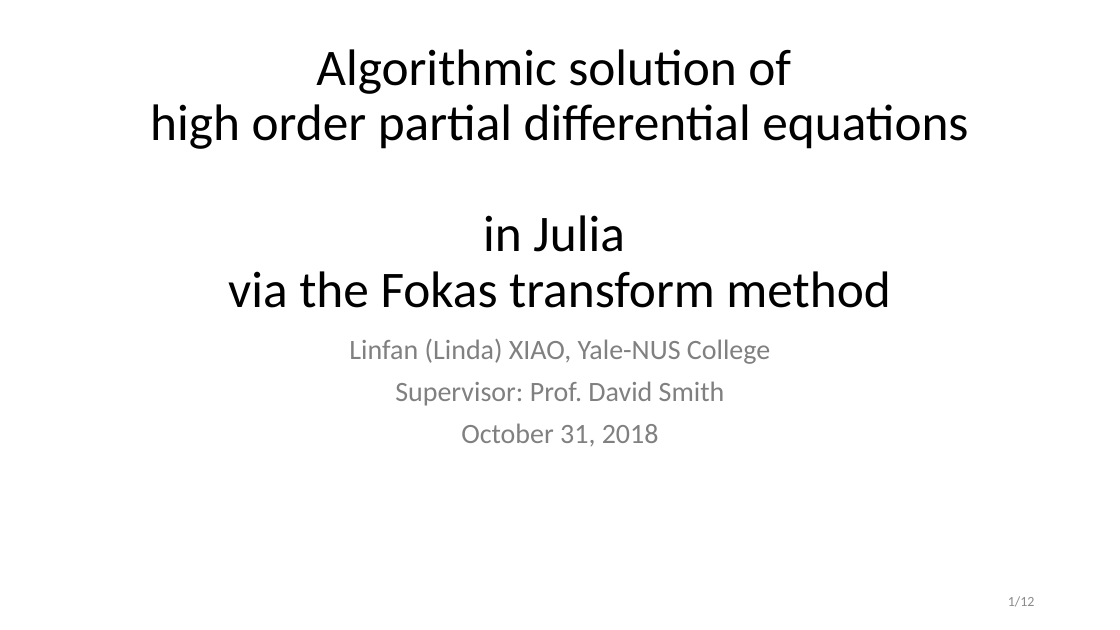
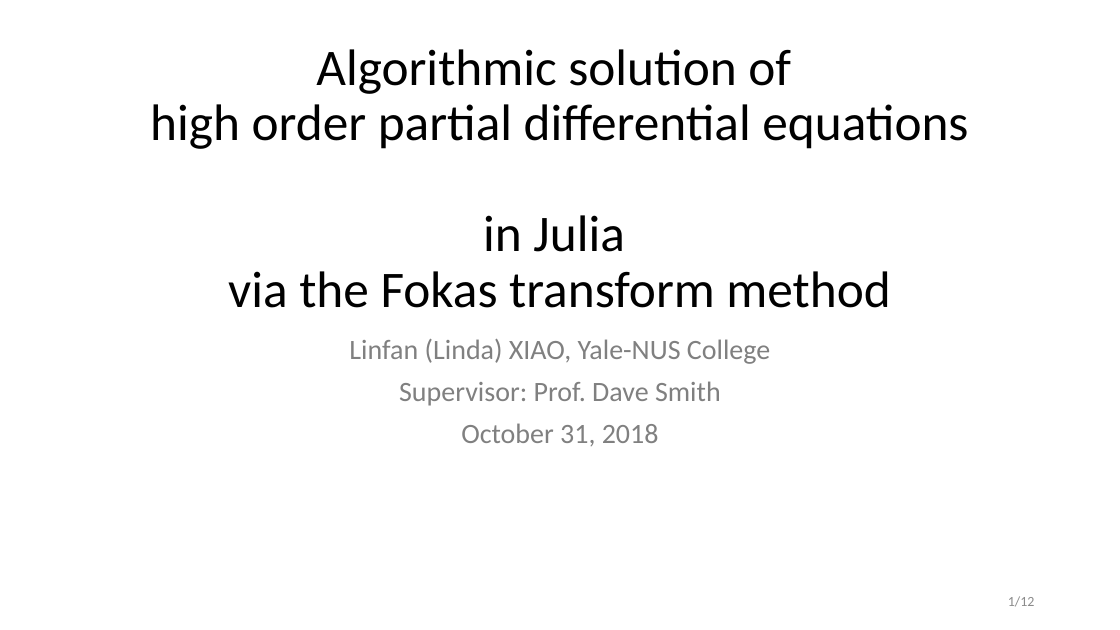
Before and after one commit to largecats/capstone-project, a slide deck: slide 1 of presentation/presentation.pptx. Drawn at 1120x630 pixels with LibreOffice and Linux fonts; fonts in the diff are those of the drawing. Boxes give left, top, right and bottom in pixels: in the first picture for what was removed or moved away, otherwise in the second. Text is boxed around its words. In the diff, an @@ line names an element or a change of style, - is before the commit and + after.

```diff
--- a/presentation/presentation.pptx
+++ b/presentation/presentation.pptx
@@ subtitle at (399,381,721,406): text changed @@
-Supervisor: Prof. David Smith
+Supervisor: Prof. Dave Smith
```
Also in this commit, not shown: 1 other slide changed, 1 other file.
